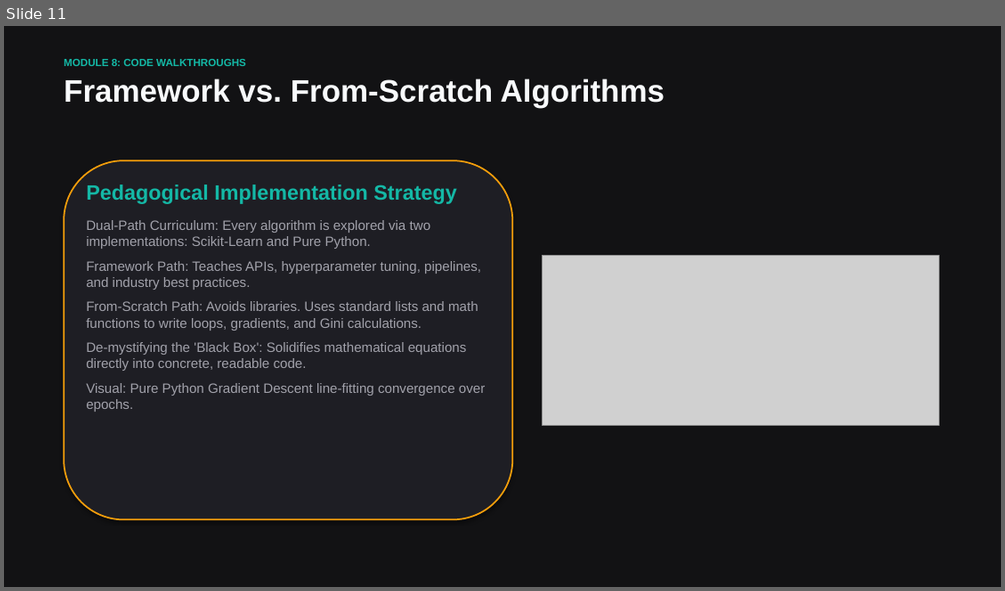
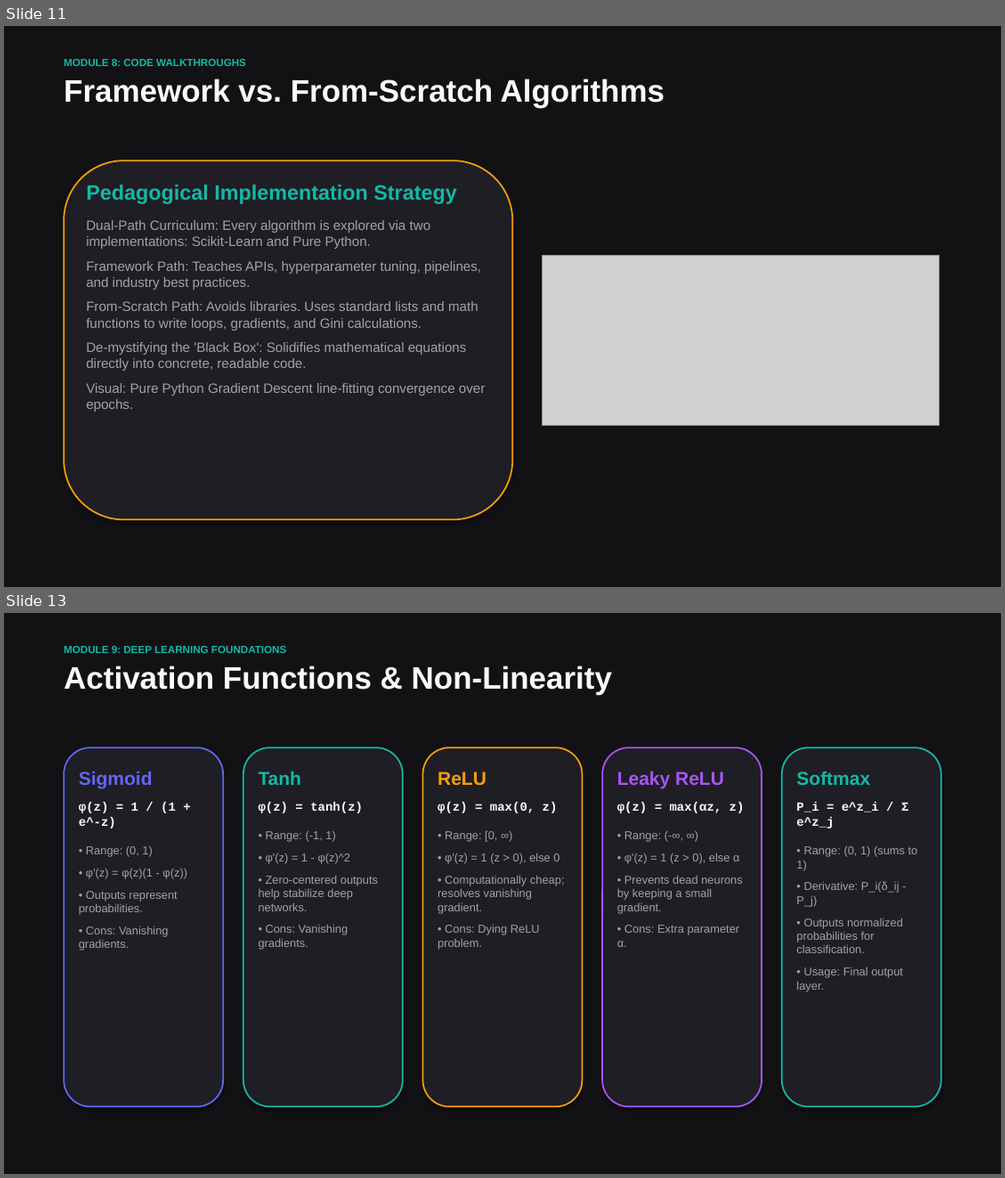
Before and after one commit to vdonthireddy/ai-course, a slide deck: machine_learning_fundamentals.pptx. Shown one above the other, each under a label of ours: slide 11 before the commit, slides 11 and 13 after it; the slides between them are not shown. The pictures are 1005x591 and 1005x1178 pixels, drawn with LibreOffice and Linux fonts; fonts in the diff are those of the drawing; grey boxes stand for pictures. Boxes give left, top, right and bottom in pixels: in the first picture for what was removed or moved away, otherwise in the second. Text is boxed around its words. In the diff, an @@ line names an element or a change of style, - is before the commit and + after.

Commit message:
Expand ML fundamentals presentation with Deep Learning and Agentic AI slides

```diff
--- a/machine_learning_fundamentals.pptx
+++ b/machine_learning_fundamentals.pptx
@@ slide 13 added at box(4, 613, 1001, 1174), background #121214 @@
@@ text added at box(64, 646, 286, 653), 10 pt, text #14B8A6, bold @@
+MODULE 9: DEEP LEARNING FOUNDATIONS
@@ text added at box(64, 666, 612, 695), 30 pt, text #F8FAFC, bold @@
+Activation Functions & Non-Linearity
@@ rounded rectangle added at box(64, 747, 223, 1107), fill #1E1E24, outline #6366F1 1.5 pt @@
@@ text added at box(79, 771, 187, 879), 11 pt, text #A1A1AA @@
+Sigmoid
+φ(z) = 1 / (1 + e^-z)
+• Range: (0, 1)
+• φ'(z) = φ(z)(1 - φ(z))
+• Outputs represent probabilities.
+• Cons: Vanishing gradients.
@@ rounded rectangle added at box(243, 747, 403, 1107), fill #1E1E24, outline #14B8A6 1.5 pt @@
@@ text added at box(259, 771, 378, 949), 11 pt, text #A1A1AA @@
+Tanh
+φ(z) = tanh(z)
+• Range: (-1, 1)
+• φ'(z) = 1 - φ(z)^2
+• Zero-centered outputs help stabilize deep networks.
+• Cons: Vanishing gradients.
@@ rounded rectangle added at box(423, 747, 582, 1107), fill #1E1E24, outline #F59E0B 1.5 pt @@
@@ text added at box(437, 771, 565, 949), 11 pt, text #A1A1AA @@
+ReLU
+φ(z) = max(0, z)
+• Range: [0, ∞)
+• φ'(z) = 1 (z > 0), else 0
+• Computationally cheap; resolves vanishing gradient.
+• Cons: Dying ReLU problem.
@@ rounded rectangle added at box(602, 747, 761, 1107), fill #1E1E24, outline #A855F7 1.5 pt @@
@@ text added at box(617, 771, 744, 947), 11 pt, text #A1A1AA @@
+Leaky ReLU
+φ(z) = max(αz, z)
+• Range: (-∞, ∞)
+• φ'(z) = 1 (z > 0), else α
+• Prevents dead neurons by keeping a small gradient.
+• Cons: Extra parameter α.
@@ rounded rectangle added at box(782, 747, 941, 1107), fill #1E1E24, outline #14B8A6 1.5 pt @@
@@ text added at box(796, 771, 918, 991), 11 pt, text #A1A1AA @@
+Softmax
+P_i = e^z_i / Σ e^z_j
+• Range: (0, 1) (sums to 1)
+• Derivative: P_i(δ_ij - P_j)
+• Outputs normalized probabilities for classification.
+• Usage: Final output layer.
```
Also in this commit, not shown: 6 slides changed, 9 other slides added, 2 other files.
